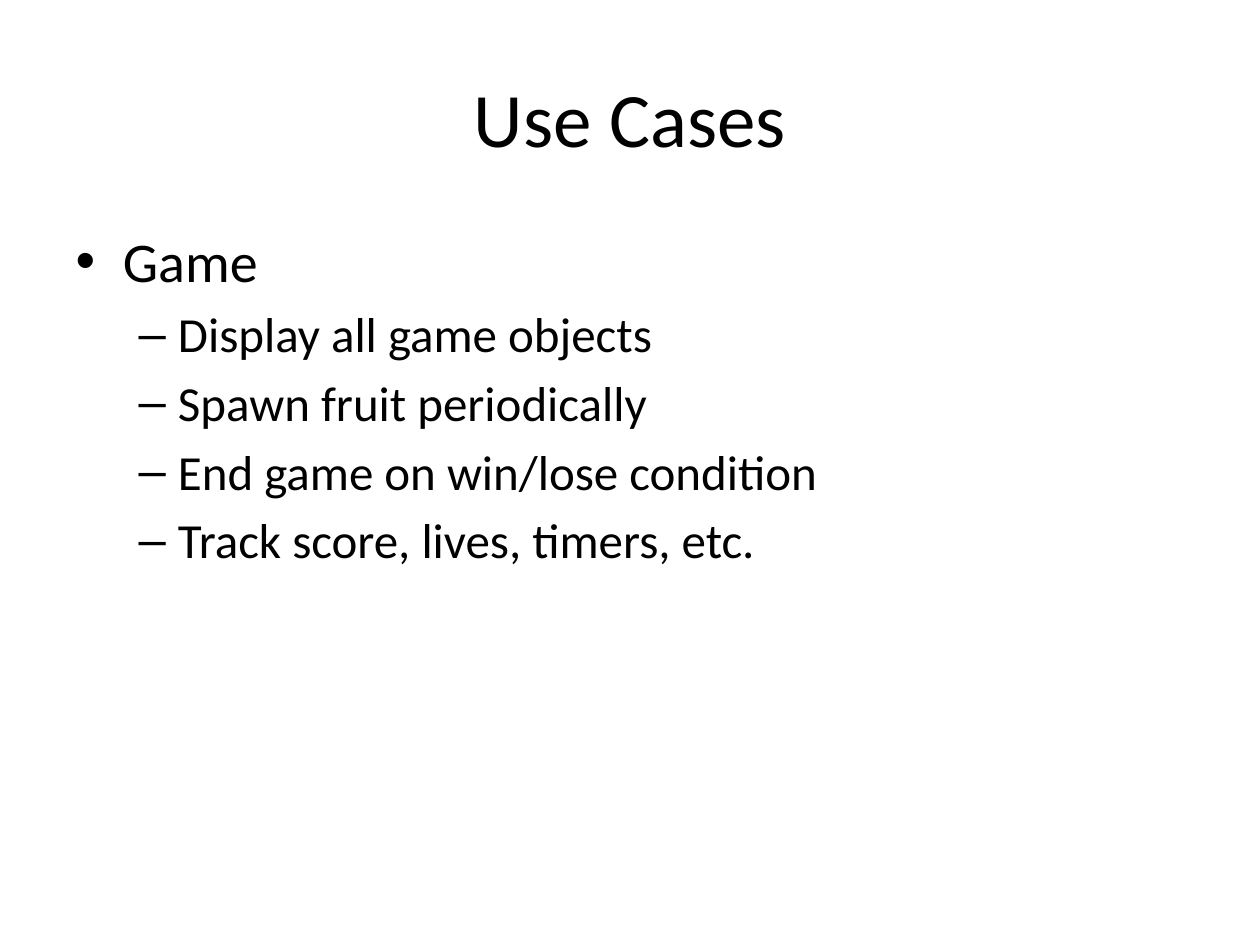
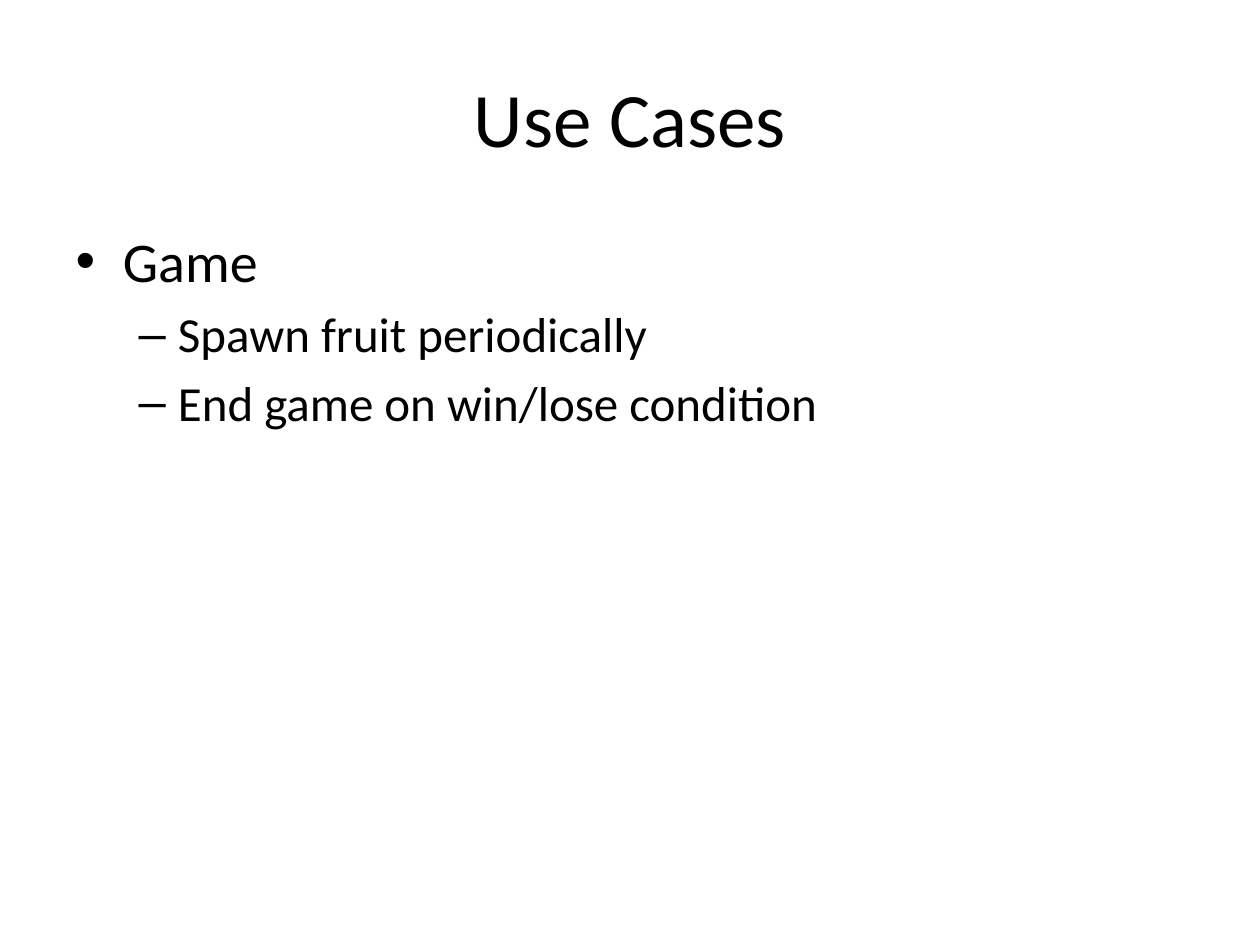
Before and after one commit to 11manu96/comp504-H7, a slide deck: slide 13 of src/main/resources/hw7_presentation.pptx (slide 2 before the commit). Drawn at 1260x945 pixels with LibreOffice and Linux fonts; fonts in the diff are those of the drawing. Boxes give left, top, right and bottom in pixels: in the first picture for what was removed or moved away, otherwise in the second. Text is boxed around its words. In the diff, an @@ line names an element or a change of style, - is before the commit and + after.

```diff
--- a/src/main/resources/hw7_presentation.pptx
+++ b/src/main/resources/hw7_presentation.pptx
@@ text at <box>178,318,652,361</box>: paragraph removed @@
-  – Display all game objects
@@ text at <box>178,524,755,564</box>: paragraph removed @@
-  – Track score, lives, timers, etc.
```
Also in this commit, not shown: 5 other slides changed, 4 slides added, 19 other files.
